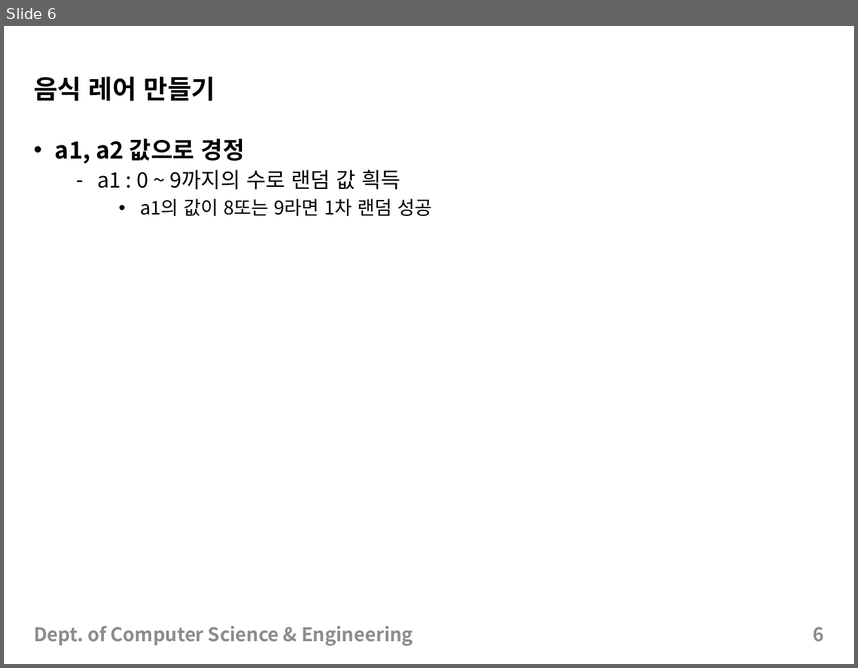
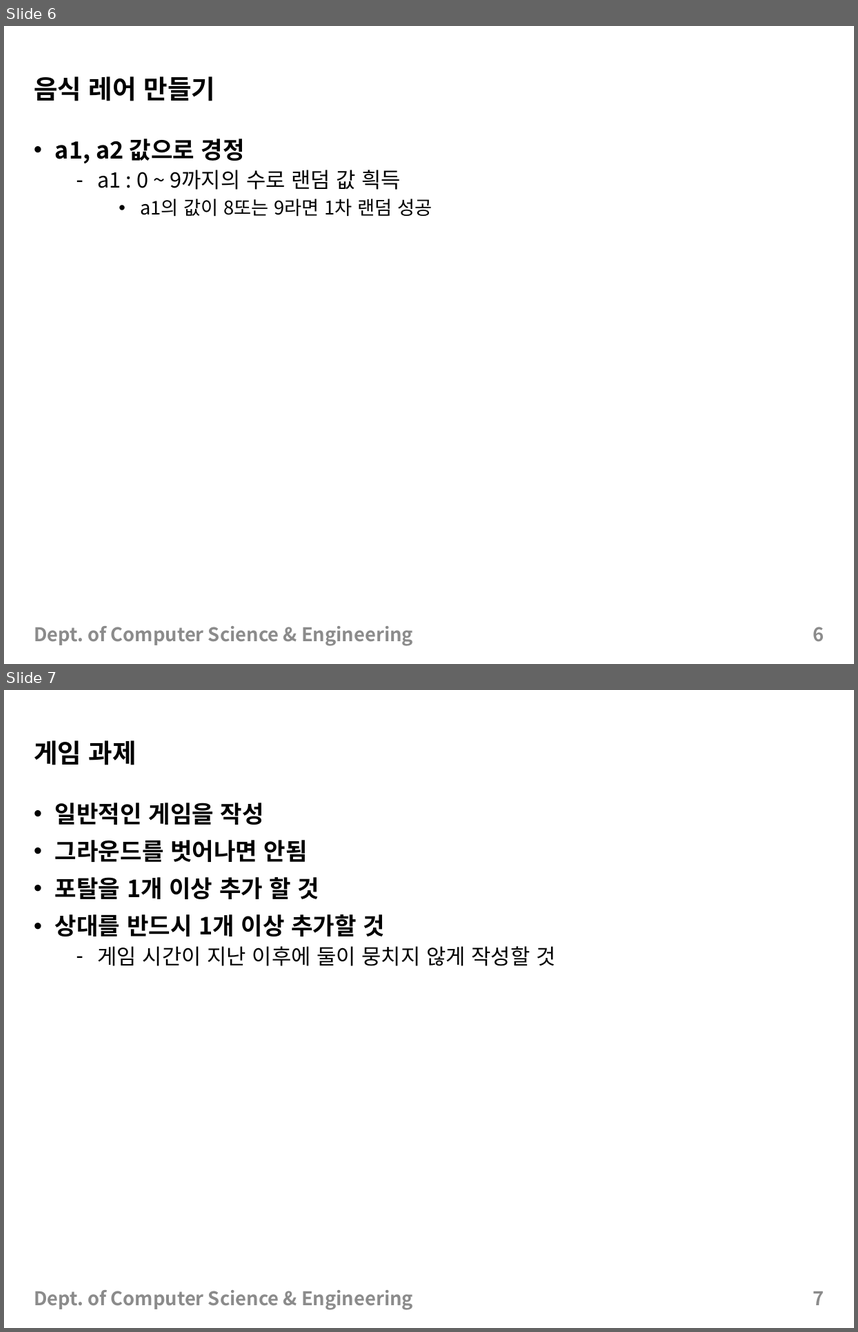
Before and after one commit to 202207051/first, a slide deck: VC++실습 - 6주차 .pptx. Shown one above the other, each under a label of ours: slide 6 before the commit, slides 6 and 7 after it. The pictures are 858x668 and 858x1332 pixels, drawn with LibreOffice and Linux fonts; fonts in the diff are those of the drawing. Boxes give left, top, right and bottom in pixels: in the first picture for what was removed or moved away, otherwise in the second. Text is boxed around its words. In the diff, an @@ line names an element or a change of style, - is before the commit and + after.

```diff
--- a/VC++실습 - 6주차 .pptx
+++ b/VC++실습 - 6주차 .pptx
@@ slide 7 added at (x1=4, y1=690, x2=854, y2=1328), background #FFFFFF @@
@@ title added at (x1=34, y1=740, x2=136, y2=765), 22 pt, text #000000, bold @@
+게임 과제
@@ text added at (x1=55, y1=802, x2=555, y2=966), 20 pt, text #000000, bold @@
+• 일반적인 게임을 작성
+• 그라운드를 벗어나면 안됨
+• 포탈을 1개 이상 추가 할 것
+• 상대를 반드시 1개 이상 추가할 것
+  – 게임 시간이 지난 이후에 둘이 뭉치지 않게 작성할 것
@@ text added at (x1=34, y1=1290, x2=413, y2=1310), 16 pt, text #8C8C8C, bold @@
+Dept. of Computer Science & Engineering
@@ page number added at (x1=813, y1=1291, x2=824, y2=1305), 16 pt, text #8C8C8C, bold @@
+7
```
